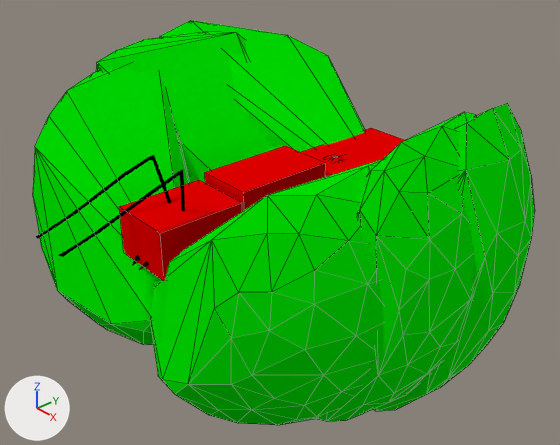
One commit to the Blender file data/blender/ant_trunk.blend: the scene before it, then after it.
Before and after are seen from a 50 mm lens placed at (1.072, -0.859, 0.877), pointed at (0.019, 0.062, 0.145). The axes (+X, +Y, +Z) are drawn at lower left. The lights are the same throughout. Mesh edges are drawn as thin lines on the coarser meshes.

Objects in the first picture: 'AbdomenBox', 'HeadBox', 'LAntenaFoot', 'Lbfoot Rom', 'Lffoot Rom', 'Lmfoot Rom', 'RAntenaFoot', 'Rbfoot Rom', 'Rffoot Rom', 'Rmfoot Rom', 'ThoraxBox'.
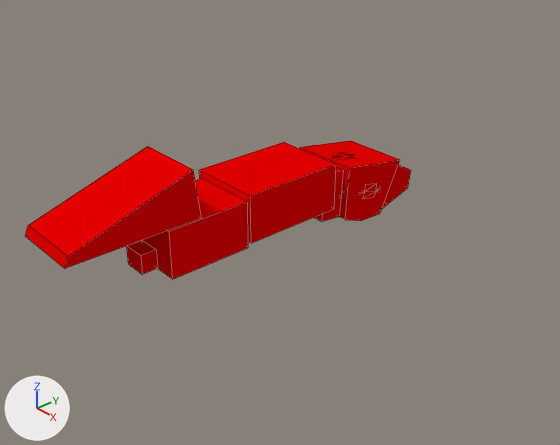
Where the newer file only moved an object's origin or applied its transform, the numbers keep the older frame.

Location of each change, (x1, y1, x2, y2) in pixels of the pictures (560 x 445 px):
```json
{"object": "Lffoot Rom", "change": "hidden", "before": [151, 160, 383, 425]}
{"object": "Rffoot Rom", "change": "hidden", "before": [33, 68, 191, 345]}
{"object": "Lmfoot Rom", "change": "hidden", "before": [316, 112, 476, 422]}
{"object": "HeadBox", "change": "reshaped", "before": [119, 180, 242, 281], "after": [25, 146, 248, 279], "on screen": "81% wider, 31% taller"}
{"object": "Lbfoot Rom", "change": "hidden", "before": [374, 103, 534, 412]}
{"object": "Rmfoot Rom", "change": "hidden", "before": [96, 32, 274, 183]}
{"object": "Rbfoot Rom", "change": "hidden", "before": [160, 20, 365, 152]}
{"object": "ThoraxBox", "change": "mesh rescaled", "before": [205, 146, 326, 211], "after": [199, 142, 336, 243]}
{"object": "AbdomenBox", "change": "reshaped, turned, rescaled", "before": [302, 128, 405, 177], "after": [300, 141, 411, 221]}
```

The change, as JSON lines over the scene's bpy script:
```json
{"block": "me_cube", "where": "me_cube.from_pydata(...)  # 8 vertices, 6 faces; spans x -1.01..0.99, y -0.59..1.41, z 3.38..5.38"}
{"block": "me_cube", "where": "# used by ob_thoraxbox; parent = ob_torso; location = (0.0, 0.0, 0.00062); scale = (0.0604, 0.104, 0.0493)"}
{"block": "me_cube", "change": "me_cube part 1: the whole mesh is scaled about its middle by (1.3, 1.05, 1), then moved by (0.01, 0.05, 0.0)"}
{"block": "me_cube_001", "where": "# used by ob_abdomenbox; parent = ob_abdomen; location = (0.0, 0.159, 0.198); scale = (0.0729, 0.133, 0.0644)"}
{"op": "remove", "block": "me_cube_001", "code": "me_cube_001.from_pydata(...)  # 8 vertices, 6 faces; spans x -0.94..1.06, y -0.03..1.97, z -1.42..0.58"}
{"op": "remove", "block": "me_cube_001", "code": "me_cube_001.materials.append(mat_bounding_001)  # red #e70000"}
{"op": "add", "block": "me_cube_001", "code": "me_cube_001.from_pydata(...)  # 34 vertices, 24 faces; spans x -1.01..0.99, y -0.03..3.36, z -1.26..0.81"}
{"block": "me_cube_001", "change": "me_cube_001 part 2: the whole mesh is rebuilt"}
{"op": "add", "block": "me_cube_001", "code": "me_cube_001.materials.append(mat_bounding)  # red #e70000"}
{"op": "add", "block": "me_cube_001", "code": "me_cube_001.materials.append(mat_bounding)  # red #e70000"}
{"op": "add", "block": "me_cube_001", "code": "me_cube_001.materials.append(mat_bounding)  # red #e70000"}
{"block": "me_cube_002", "where": "# used by ob_headbox; parent = ob_head; location = (0.0, -0.0647, 0.213); scale = (0.0669, 0.089, 0.0481)"}
{"op": "remove", "block": "me_cube_002", "code": "me_cube_002.from_pydata(...)  # 8 vertices, 6 faces; spans x -1.01..0.99, y -2.07..-0.07, z -1.22..0.78"}
{"op": "remove", "block": "me_cube_002", "code": "me_cube_002.materials.append(mat_bounding_002)  # red #e70000"}
{"op": "add", "block": "me_cube_002", "code": "me_cube_002.from_pydata(...)  # 24 vertices, 18 faces; spans x -1.05..1.06, y -4.07..0.03, z -1.22..2.81"}
{"block": "me_cube_002", "change": "me_cube_002 part 3: 8 vertices removed from x -1.01..0.99, y -2.07..-0.07, z -1.22..0.78; 24 vertices added at x -1.05..1.06, y -4.07..0.03, z -1.22..2.81"}
{"op": "add", "block": "me_cube_002", "code": "me_cube_002.materials.append(mat_bounding)  # red #e70000"}
{"op": "add", "block": "ob_rbfoot_rom", "code": "ob_rbfoot_rom.hide_viewport = True"}
{"op": "add", "block": "ob_rmfoot_rom", "code": "ob_rmfoot_rom.hide_viewport = True"}
{"op": "add", "block": "ob_rffoot_rom", "code": "ob_rffoot_rom.hide_viewport = True"}
{"op": "add", "block": "ob_lbfoot_rom", "code": "ob_lbfoot_rom.hide_viewport = True"}
{"op": "add", "block": "ob_lmfoot_rom", "code": "ob_lmfoot_rom.hide_viewport = True"}
{"op": "add", "block": "ob_lffoot_rom", "code": "ob_lffoot_rom.hide_viewport = True"}
{"op": "set", "path": "ob_abdomenbox.rotation_euler", "old": "(0.0, 0.0, 0.0)", "new": "(-0.133, 0.0, 0.0)", "note": "degrees (0, 0, 0) -> degrees (-7.6, 0, 0)"}
{"op": "set", "path": "ob_abdomenbox.scale", "old": "(0.0729, 0.133, 0.0644)", "new": "(0.0745, 0.0796, 0.0624)"}
```
